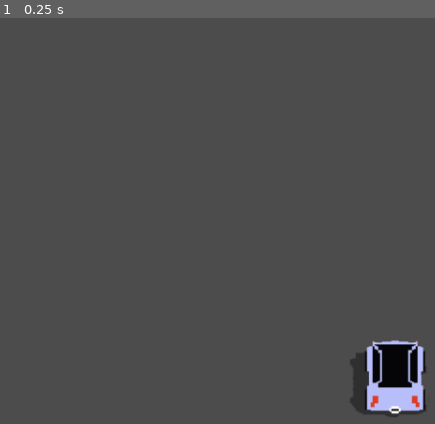
Above: before the commit, frame 1.
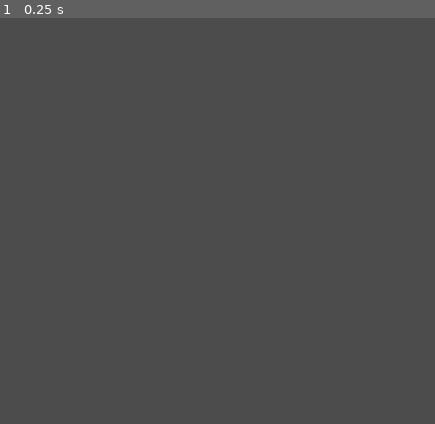
Above: after the commit, the same moment.

Repository: nealith/FreeCar
Game: Godot game, scene res://car/car.tscn
Same seed, same stepped clock (60 frames per second), same inputs: the game is played once before the commit and once after it. The project has no main scene, so this scene is started directly.
Inputs:
- Up to frame 1 (0.25 s): no input

The runs differ from the first frame. In frame 1, 2.7% of the frame differs, in the area x 80-98%, y 79-99%.

Commit message:
add car movements and gravity effect on turn

Diff:
--- /dev/null
+++ b/car/KinematicBody2D.gd
@@ -0,0 +1,75 @@
+extends KinematicBody2D
+
+# Member variables
+const GRAVITY = 500.0 # pixels/second/second
+
+const WALK_FORCE = 600
+const WALK_MIN_SPEED = 10
+const WALK_MAX_SPEED = 300
+
+const STOP_FORCE = 500
+
+var velocity = Vector2()
+
+var is_hitten = false
+var is_on_floor = false
+var is_on_ceil = false
+var is_on_wall = false
+
+# Called when the node enters the scene tree for the first time.
+func _ready():
+	pass # Replace with function body.
+
+# Called every frame. 'delta' is the elapsed time since the previous frame.
+#func _process(delta):
+#	pass
+
+func _physics_process(delta):
+		var left = Input.is_action_pressed("ui_left")
+		var right = Input.is_action_pressed("ui_right")
+
+		var force = Vector2(0,0)
+
+		var gravity = Vector2(GRAVITY*2,GRAVITY)*Physics2DServer.area_get_param(get_world_2d().get_space(), Physics2DServer.AREA_PARAM_GRAVITY_VECTOR)
+
+		var stop = true
+
+		if left == true:
+			if velocity.x <= WALK_MIN_SPEED and velocity.x > -WALK_MAX_SPEED:
+				force.x -= WALK_FORCE
+				stop = false
+		elif right == true:
+			if velocity.x >= -WALK_MIN_SPEED and velocity.x < WALK_MAX_SPEED:
+				force.x += WALK_FORCE
+				stop = false
+
+		if stop:
+			var vsign = sign(velocity.x)
+			var vlen = abs(velocity.x)
+
+			vlen -= STOP_FORCE * delta
+			if vlen < 0:
+				vlen = 0
+
+			velocity.x = vlen * vsign
+
+		# Integrate forces to velocity
+		velocity += (force+gravity) * delta
+		# Integrate velocity into motion and move
+		print(velocity)
+
+		var collision = move_and_collide(velocity)
+
+		if collision:
+			is_on_floor = (collision.normal.y < 0)
+			is_on_ceil = (collision.normal.y > 0 and collision.normal.x < 0.1 and collision.normal.x > -0.1)
+			is_on_wall = (collision.normal.x > 0.9 or collision.normal.x < -0.9 and collision.normal.y < 0.1)
+
+			#if is_on_ceil and collision.collider.get_class() == "KinematicBody2D":
+			#	hit()
+
+			velocity = velocity.slide(collision.normal)
+		else:
+			is_on_wall = false
+			is_on_ceil = false
+			is_on_floor = false
--- a/car/assets/slices.json
+++ b/car/assets/slices.json
@@ -1 +1 @@
-{"slices":16,"frames":1,"width":148,"height":110}
+{"slices":19,"frames":1,"width":147,"height":109}
--- a/car/assets/spritesheet.json
+++ b/car/assets/spritesheet.json
@@ -1 +1 @@
-{"width":184,"height":124,"frames":1,"angles":32,"rows":32,"cols":1}
+{"width":152,"height":84,"frames":1,"angles":32,"rows":32,"cols":1}
--- a/car/assets/spritesheet_optimized.json
+++ b/car/assets/spritesheet_optimized.json
@@ -1 +1 @@
-{"width":184,"height":124,"frames":1,"angles":32,"rows":32,"cols":1,"regions":[2,2,84,84,86,2,99,84,185,2,115,86,300,2,130,84,430,2,143,82,573,2,152,77,725,2,155,71,2,88,155,66,157,88,152,62,309,88,156,68,465,88,155,75,620,88,151,83,771,88,142,89,2,177,130,93,132,177,116,95,248,177,100,96,348,177,84,93,432,177,101,95,533,177,113,95,646,177,129,93,775,177,140,89,2,273,147,83,149,273,150,76,299,273,148,68,447,273,142,62,589,273,148,66,737,273,149,71,2,356,148,77,150,356,140,82,290,356,128,84,418,356,114,86,532,356,99,85],"trims":[40,12,32,11,23,10,14,11,8,12,4,15,2,18,2,19,4,19,2,16,2,12,4,8,8,5,14,3,22,2,31,2,40,4,32,2,27,2,19,3,14,5,11,8,9,12,10,16,12,19,10,19,10,18,10,15,14,12,20,11,27,10,33,11]}
+{"width":152,"height":84,"frames":1,"angles":32,"rows":32,"cols":1,"regions":[2,2,66,48,68,2,84,48,152,2,100,48,252,2,113,48,365,2,126,48,2,50,133,48,135,50,138,48,273,50,137,48,2,98,131,48,133,98,137,48,270,98,138,48,2,146,133,48,135,146,126,48,261,146,113,48,374,146,100,48,2,194,84,48,86,194,66,48,152,194,84,48,236,194,100,48,336,194,113,48,2,242,126,48,128,242,133,48,261,242,138,48,2,290,137,48,139,290,131,48,270,290,137,48,2,338,138,48,140,338,133,48,273,338,126,48,399,338,113,48,2,386,100,48,102,386,84,48],"trims":[40,2,30,2,21,2,14,2,7,2,4,2,2,2,3,2,6,2,3,2,2,2,4,2,7,2,14,2,21,2,30,2,40,2,32,2,25,2,19,2,13,2,9,2,6,2,6,2,9,2,6,2,6,2,9,2,13,2,19,2,25,2,32,2]}
--- a/car/car.tscn
+++ b/car/car.tscn
@@ -1,15 +1,25 @@
-[gd_scene load_steps=3 format=2]
+[gd_scene load_steps=5 format=2]
 
-[ext_resource path="res://car/assets/spritesheet_optimized.png" type="Texture" id=1]
+[ext_resource path="res://car/KinematicBody2D.gd" type="Script" id=1]
+[ext_resource path="res://car/assets/spritesheet.png" type="Texture" id=2]
 
-[sub_resource type="AtlasTexture" id=1]
+[sub_resource type="RectangleShape2D" id=1]
+extents = Vector2( 32.3467, 24.0122 )
+
+[sub_resource type="AtlasTexture" id=2]
 flags = 4
-atlas = ExtResource( 1 )
-region = Rect2( 0, 0, 86, 86 )
+atlas = ExtResource( 2 )
+region = Rect2( 32, 0, 80, 48 )
 
 [node name="car" type="Node2D"]
 
-[node name="Sprite" type="Sprite" parent="."]
-position = Vector2( 414.737, 407.369 )
-z_index = 17
-texture = SubResource( 1 )
+[node name="KinematicBody2D" type="KinematicBody2D" parent="."]
+z_index = 10
+collision_mask = 2
+script = ExtResource( 1 )
+
+[node name="CollisionShape2D" type="CollisionShape2D" parent="KinematicBody2D"]
+shape = SubResource( 1 )
+
+[node name="Sprite" type="Sprite" parent="KinematicBody2D"]
+texture = SubResource( 2 )
--- a/road/plane.gd
+++ b/road/plane.gd
@@ -21,5 +21,6 @@
 
 	var v = sin(t)
 
-	#self.material.set_shader_param("X_y_a",Vector2(0.0,v))
-	#self.material.set_shader_param("X_y_b",Vector2(-v/2.0,-4*v))
+	self.material.set_shader_param("X_y_a",Vector2(0.0,v))
+	self.material.set_shader_param("X_y_b",Vector2(-v/2.0,-4*v))
+	Physics2DServer.area_set_param(get_world_2d().get_space(), Physics2DServer.AREA_PARAM_GRAVITY_VECTOR, Vector2(v,1))
--- a/road/road.tscn
+++ b/road/road.tscn
@@ -1,7 +1,8 @@
-[gd_scene load_steps=5 format=2]
+[gd_scene load_steps=6 format=2]
 
 [ext_resource path="res://road/assets/road.png" type="Texture" id=1]
 [ext_resource path="res://road/plane.gd" type="Script" id=2]
+[ext_resource path="res://road/road_collision.tscn" type="PackedScene" id=3]
 
 [sub_resource type="Shader" id=1]
 code = "shader_type canvas_item;
@@ -147,3 +148,5 @@
 material = SubResource( 2 )
 polygon = PoolVector2Array( 0, 0, 854, 0, 854, 480, 0, 480 )
 script = ExtResource( 2 )
+
+[node name="roadCollision" parent="." instance=ExtResource( 3 )]
--- /dev/null
+++ b/road/road_collision.tscn
@@ -0,0 +1,9 @@
+[gd_scene load_steps=2 format=2]
+
+[sub_resource type="PhysicsMaterial" id=1]
+
+[node name="roadCollision" type="StaticBody2D"]
+physics_material_override = SubResource( 1 )
+
+[node name="CollisionPolygon2D" type="CollisionPolygon2D" parent="."]
+polygon = PoolVector2Array( 100, 300, 100, 435, 130, 435, 150, 445, 704, 445, 724, 435, 754, 435, 754, 300, 854, 300, 854, 480, 0, 480, 0, 300 )
Binary file changed: car/assets/slices.png
Binary file changed: car/assets/spritesheet.png
Binary file changed: car/assets/spritesheet_optimized.png
Binary file changed: road/assets/road.png
Not shown, changed: car/assets/spritestack-export.zip
Not shown, changed: road/assets/road.xcf
